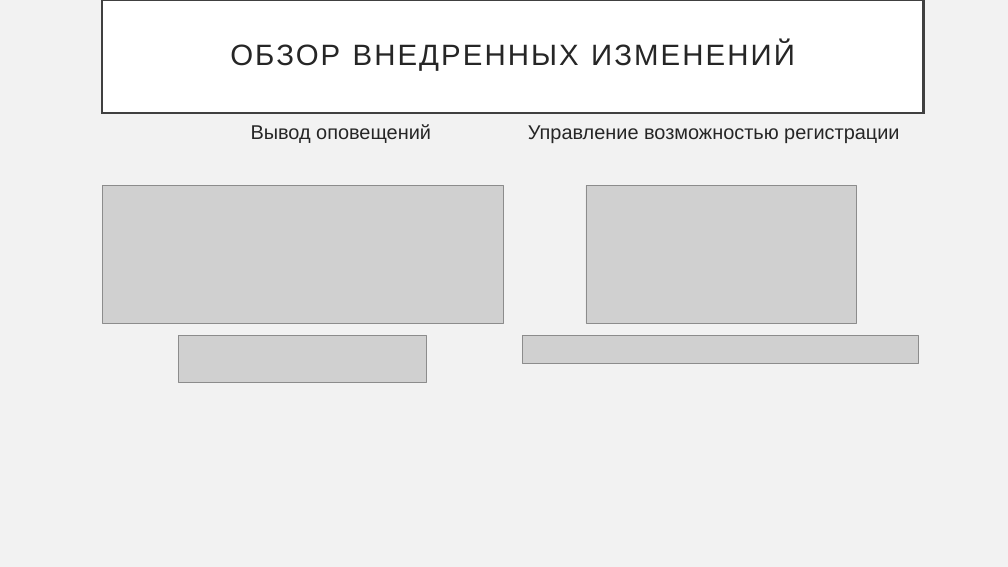
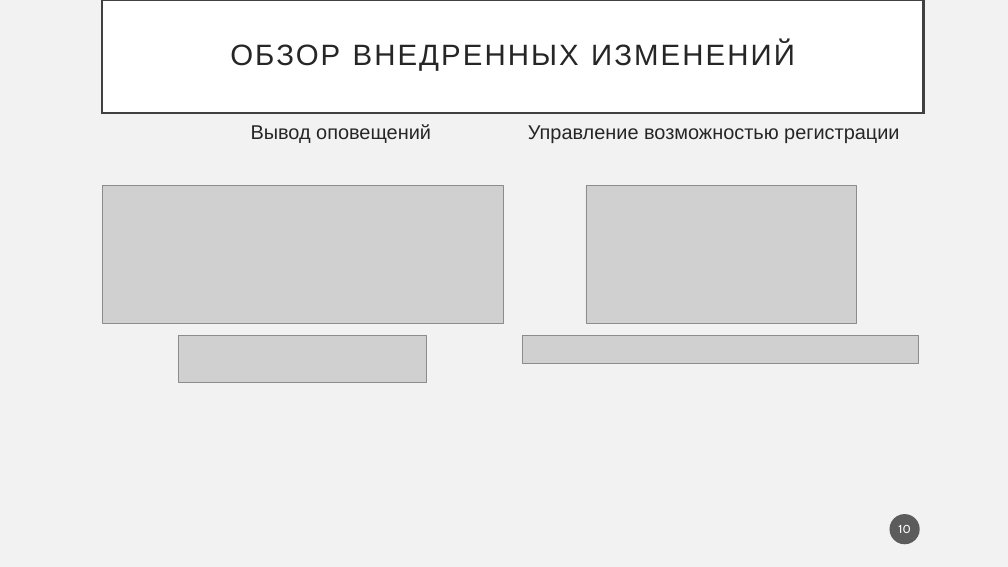
Before and after one commit to PolMarzia/diplom, a slide deck: slide 10 of Prez.pptx (slide 11 before the commit). Drawn at 1008x567 pixels with LibreOffice and Linux fonts; fonts in the diff are those of the drawing; grey boxes stand for pictures. Boxes give left, top, right and bottom in pixels: in the first picture for what was removed or moved away, otherwise in the second. Text is boxed around its words. In the diff, an @@ line names an element or a change of style, - is before the commit and + after.

```diff
--- a/Prez.pptx
+++ b/Prez.pptx
@@ page number added at [890, 514, 920, 544], fill #1D1D1D at 70% opacity, 11 pt, text #FFFFFF @@
+10
```
Also in this commit, not shown: 13 other slides changed, 1 slide removed, 3 other files.
